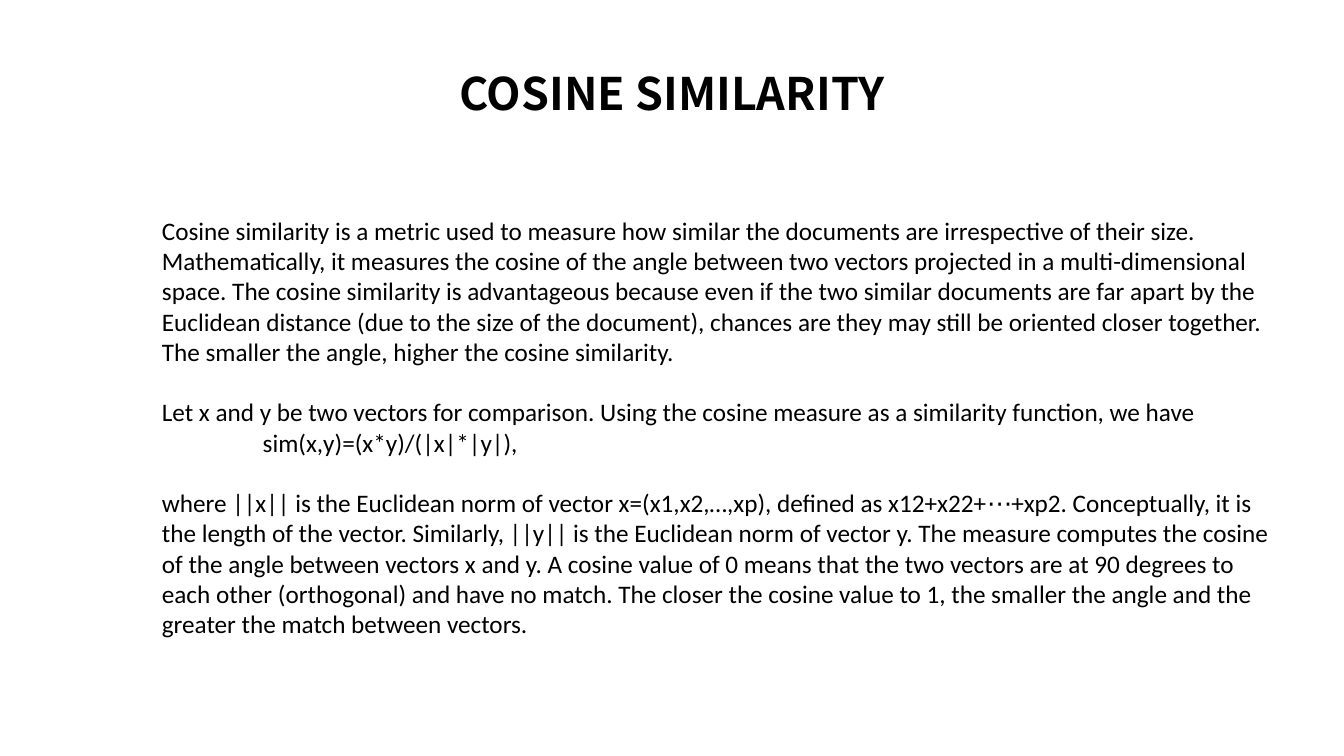
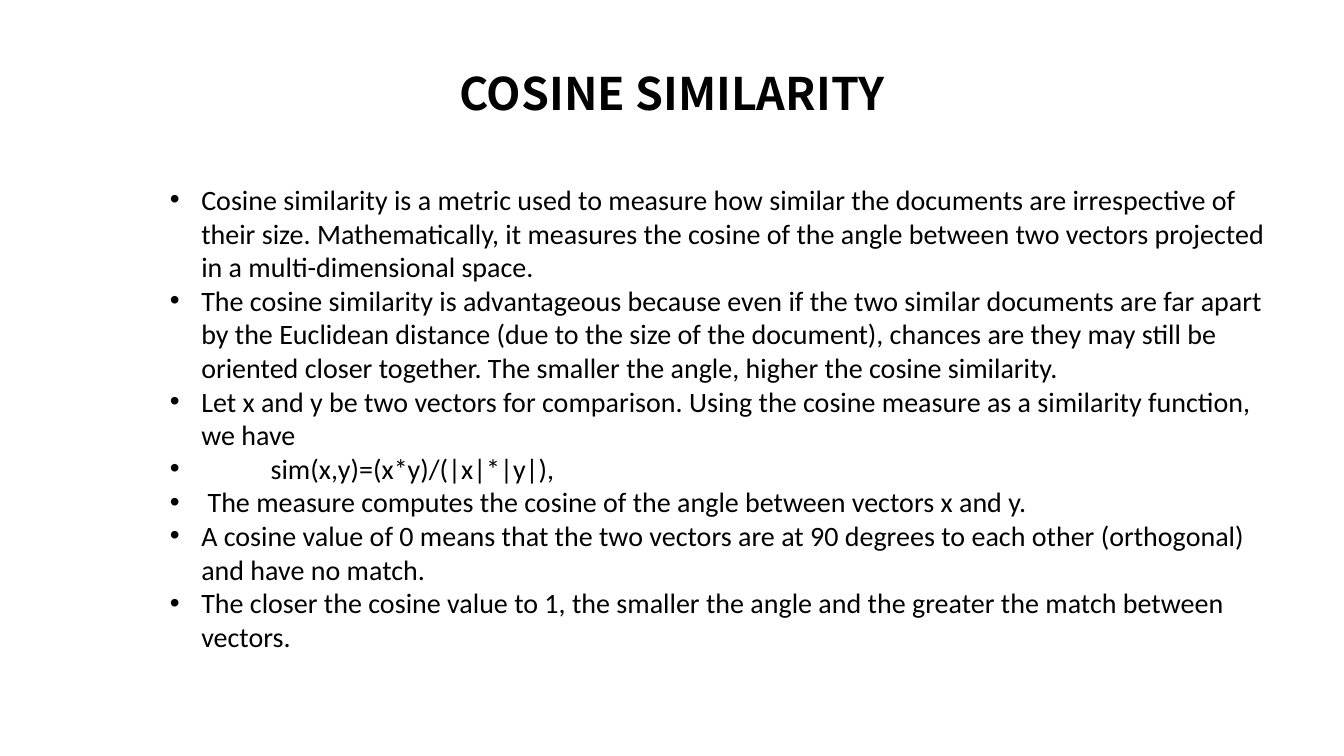
Before and after one commit to RiturajRoy/cte-repository, a slide deck: slide 5 of Final Project.pptx. Drawn at 1344x756 pixels with LibreOffice and Linux fonts; fonts in the diff are those of the drawing. Boxes give left, top, right and bottom in pixels: in the first picture for what was removed or moved away, otherwise in the second. Text is boxed around its words. In the diff, an @@ line names an element or a change of style, - is before the commit and + after.

```diff
--- a/Final Project.pptx
+++ b/Final Project.pptx
@@ text "Cosine similarity is a metric ...": place and size @@
-text "Cosine similarity is a metric ..." at (162, 222, 1268, 638)
+text "Cosine similarity is a metric ..." at (201, 190, 1264, 648)
@@ text at (201, 190, 1264, 383): text changed; size 18 to 20 pt @@
-Cosine similarity is a metric used to measure how similar the documents are irrespective of their size. Mathematically, it measures the cosine of the angle between two vectors projected in a multi-dimensional space. The cosine similarity is advantageous because even if the two similar documents are far apart by the Euclidean distance (due to the size of the document), chances are they may still be oriented closer together. The smaller the angle, higher the cosine similarity.
+• Cosine similarity is a metric used to measure how similar the documents are irrespective of their size. Mathematically, it measures the cosine of the angle between two vectors projected in a multi-dimensional space.
+• The cosine similarity is advantageous because even if the two similar documents are far apart by the Euclidean distance (due to the size of the document), chances are they may still be oriented closer together. The smaller the angle, higher the cosine similarity.
@@ text at (201, 392, 1250, 484): size 18 to 20 pt in "Let x and y be two vectors ...", "sim(x,y)=(x*y)/(|x|*|y|),"; bullet none to • @@
@@ text at (201, 492, 1244, 648): text changed; size 18 to 20 pt @@
-where ||x|| is the Euclidean norm of vector x=(x1,x2,…,xp), defined as x12+x22+⋯+xp2. Conceptually, it is the length of the vector. Similarly, ||y|| is the Euclidean norm of vector y. The measure computes the cosine of the angle between vectors x and y. A cosine value of 0 means that the two vectors are at 90 degrees to each other (orthogonal) and have no match. The closer the cosine value to 1, the smaller the angle and the greater the match between vectors.
+• The measure computes the cosine of the angle between vectors x and y.
+• A cosine value of 0 means that the two vectors are at 90 degrees to each other (orthogonal) and have no match.
+• The closer the cosine value to 1, the smaller the angle and the greater the match between vectors.
```
Also in this commit, not shown: 3 other slides changed, 2 slides added, 1 slide removed.
